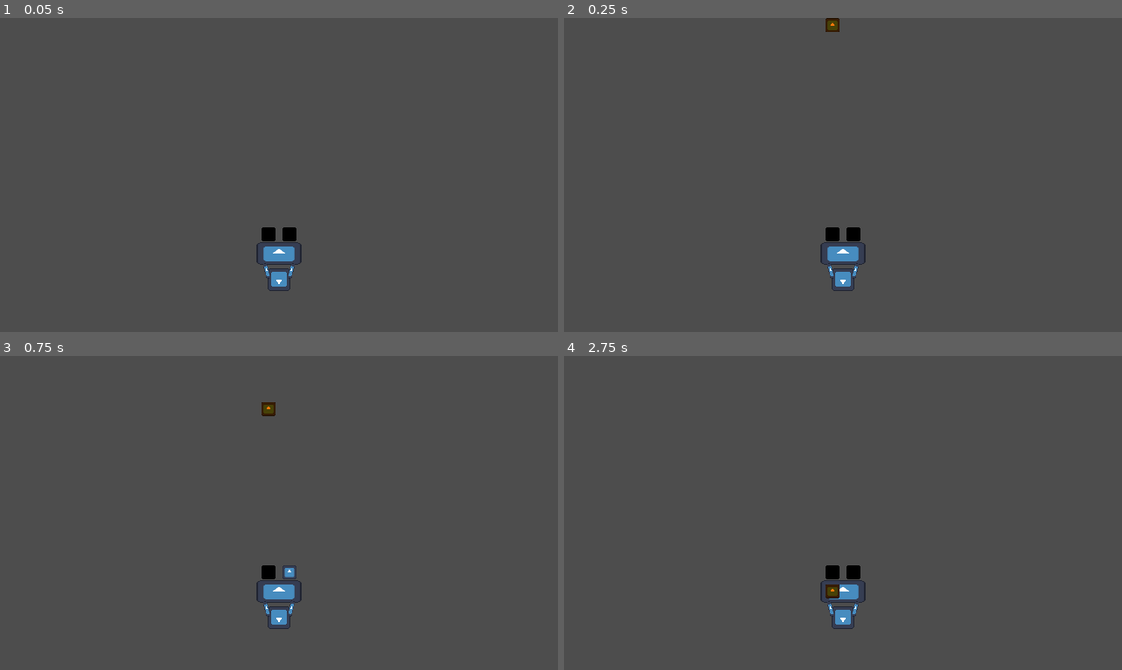
Above: before the commit, frames 1-4 (two rows, left to right).
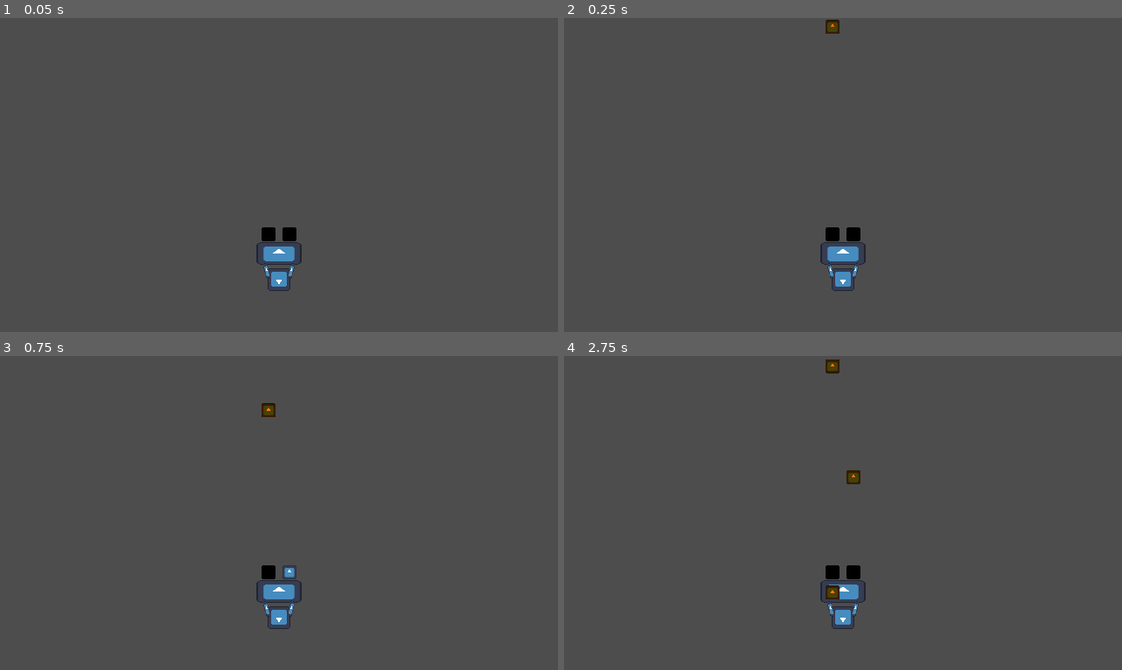
Above: after the commit, the same moments.

Repository: UHSGDC/alfred-the-dipping-bird
Game: Godot game, scene res://scenes/japanese/japanese_minigame.tscn
Same seed, same stepped clock (60 frames per second), same inputs: the game is played once before the commit and once after it. This scene is started directly instead of the project's main scene. The engine's default icon, where the game draws it, is replaced by a stand-in: a white triangle on a blue panel in a dark square. Sound files missing from this copy of the repository are replaced by a short silence.
Inputs:
- Up to frame 1 (0.05 s): no input
- Up to frame 2 (0.25 s): no input
- Up to frame 3 (0.75 s): tap Enter (minigame_tester_reinstance) at 0.5 s; hold D (right) from 0.53 s (still down); hold Backspace (minigame_tester_end) from 0.53 s (still down)
- Up to frame 4 (2.75 s): release D (right) at 1.28 s; release Backspace (minigame_tester_end) at 1.28 s; hold S (down) 1.28-2.03 s; tap Enter (minigame_tester_reinstance) at 1.35 s; hold D (right) from 2.03 s (still down); hold Backspace (minigame_tester_end) from 2.03 s (still down)

Frame 1 is identical in both runs. In frame 2, less than 0.1% of the frame differs, in the area x 46-50%, y 0-5%; in frame 3, less than 0.1%; in frame 4, 0.3%, in the area x 46-54%, y 1-78%.

Commit message:
print score variable added to minigame script

Diff:
--- a/scenes/japanese/japanese_minigame.tscn
+++ b/scenes/japanese/japanese_minigame.tscn
@@ -13,7 +13,7 @@
 script = ExtResource("1_q86hw")
 targets = [NodePath("LeftTopTarget"), NodePath("RightTopTarget"), NodePath("LeftBotTarget"), NodePath("RightBotTarget")]
 beatmap = ExtResource("2_8cmlt")
-debug_mode = true
+print_score = true
 
 [node name="Player" type="Sprite2D" parent="."]
 z_index = 1
--- a/scripts/japanese/japanese_minigame.gd
+++ b/scripts/japanese/japanese_minigame.gd
@@ -4,6 +4,7 @@
 
 @export var targets: Array[Area2D]
 @export var beatmap: Beatmap
+@export var print_score: bool = false
 
 var score: int = 0
 var beats_till_hit: int = 0
@@ -34,7 +35,7 @@
 	sec_per_half_beat = 30.0 / beatmap.bpm
 	beats_till_hit = beatmap.beats_till_hit
 	total_notes = beatmap.get_total_notes()
-	conductor.play_from_beat(45, beats_till_hit)
+	conductor.play_with_beat_offset(beats_till_hit)
 
 
 func _unhandled_input(event: InputEvent) -> void:
@@ -58,7 +59,7 @@
 
 func _on_note_hit(score_to_add: int) -> void:
 	score += score_to_add
-	if debug_mode:
+	if print_score:
 		print("score: " + str(score) + "/" + str(total_notes * 3))
 
 
Not shown: 1 places in scenes/japanese/japanese_minigame.tscn that only renumber resources
